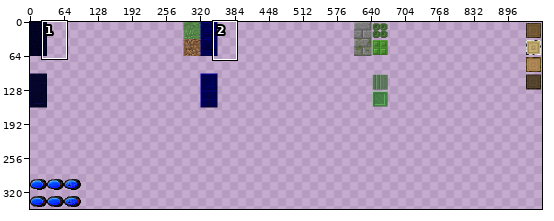
Two versions of one sprite sheet, data/tiles.png. The first picture is a wide view before the edit; the outline marks the close-up.
Close-up. Before the commit:
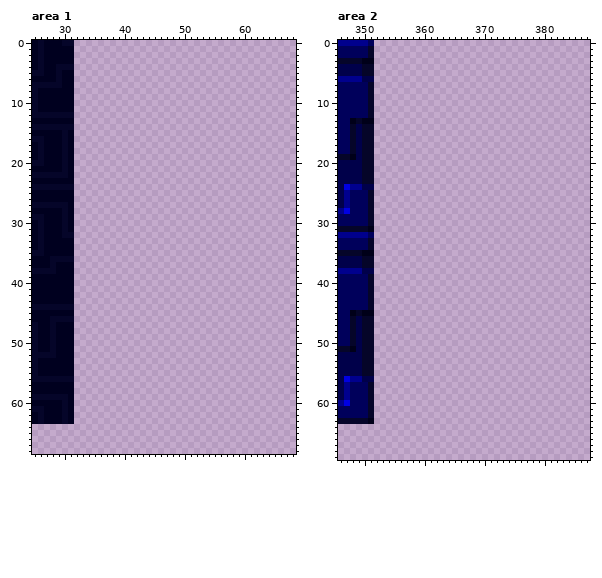
The file is 960x416 pixels. Colours within 5 levels of each other are drawn and written as one. Shown: area 1: x 25..68, y 0..68; area 2: x 346..387, y 0..69. The wide view leaves out empty margins. The commit also changed other parts of the picture, which this record leaves out.
Once edited:
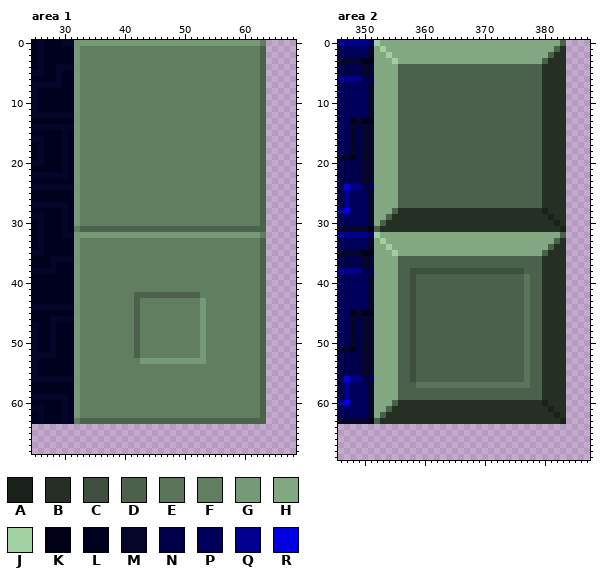
Palette (. is transparent): A #1a211a  B #253025  C #3e4f3e  D #4b614b  E #5b755b  F #617e61  G #769976  H #82a882  J #a1d1a1  K #000019  L #00001f  M #050529  N #00004a  P #00005b  Q #00008d  R #0000e1
Edits made:
Changed rows in their new state; - is an unchanged pixel.
Area 1:
first column x 32:
 0 GGGGGGGGGGGGGGGGGGGGGGGGGGGGGGGF
 1 GFFFFFFFFFFFFFFFFFFFFFFFFFFFFFFD
 2 GFFFFFFFFFFFFFFFFFFFFFFFFFFFFFFD
 3 GFFFFFFFFFFFFFFFFFFFFFFFFFFFFFFD
 4 GFFFFFFFFFFFFFFFFFFFFFFFFFFFFFFD
 5 GFFFFFFFFFFFFFFFFFFFFFFFFFFFFFFD
 6 GFFFFFFFFFFFFFFFFFFFFFFFFFFFFFFD
 7 GFFFFFFFFFFFFFFFFFFFFFFFFFFFFFFD
 8 GFFFFFFFFFFFFFFFFFFFFFFFFFFFFFFD
 9 GFFFFFFFFFFFFFFFFFFFFFFFFFFFFFFD
10 GFFFFFFFFFFFFFFFFFFFFFFFFFFFFFFD
11 GFFFFFFFFFFFFFFFFFFFFFFFFFFFFFFD
12 GFFFFFFFFFFFFFFFFFFFFFFFFFFFFFFD
13 GFFFFFFFFFFFFFFFFFFFFFFFFFFFFFFD
14 GFFFFFFFFFFFFFFFFFFFFFFFFFFFFFFD
15 GFFFFFFFFFFFFFFFFFFFFFFFFFFFFFFD
16 GFFFFFFFFFFFFFFFFFFFFFFFFFFFFFFD
17 GFFFFFFFFFFFFFFFFFFFFFFFFFFFFFFD
18 GFFFFFFFFFFFFFFFFFFFFFFFFFFFFFFD
19 GFFFFFFFFFFFFFFFFFFFFFFFFFFFFFFD
20 GFFFFFFFFFFFFFFFFFFFFFFFFFFFFFFD
21 GFFFFFFFFFFFFFFFFFFFFFFFFFFFFFFD
22 GFFFFFFFFFFFFFFFFFFFFFFFFFFFFFFD
23 GFFFFFFFFFFFFFFFFFFFFFFFFFFFFFFD
24 GFFFFFFFFFFFFFFFFFFFFFFFFFFFFFFD
25 GFFFFFFFFFFFFFFFFFFFFFFFFFFFFFFD
26 GFFFFFFFFFFFFFFFFFFFFFFFFFFFFFFD
27 GFFFFFFFFFFFFFFFFFFFFFFFFFFFFFFD
28 GFFFFFFFFFFFFFFFFFFFFFFFFFFFFFFD
29 GFFFFFFFFFFFFFFFFFFFFFFFFFFFFFFD
30 GFFFFFFFFFFFFFFFFFFFFFFFFFFFFFFD
31 FDDDDDDDDDDDDDDDDDDDDDDDDDDDDDDD
32 GGGGGGGGGGGGGGGGGGGGGGGGGGGGGGGF
33 GFFFFFFFFFFFFFFFFFFFFFFFFFFFFFFD
34 GFFFFFFFFFFFFFFFFFFFFFFFFFFFFFFD
35 GFFFFFFFFFFFFFFFFFFFFFFFFFFFFFFD
36 GFFFFFFFFFFFFFFFFFFFFFFFFFFFFFFD
37 GFFFFFFFFFFFFFFFFFFFFFFFFFFFFFFD
38 GFFFFFFFFFFFFFFFFFFFFFFFFFFFFFFD
39 GFFFFFFFFFFFFFFFFFFFFFFFFFFFFFFD
40 GFFFFFFFFFFFFFFFFFFFFFFFFFFFFFFD
41 GFFFFFFFFFFFFFFFFFFFFFFFFFFFFFFD
42 GFFFFFFFFFDDDDDDDDDDDFFFFFFFFFFD
43 GFFFFFFFFFDFFFFFFFFFFGFFFFFFFFFD
44 GFFFFFFFFFDFFFFFFFFFFGFFFFFFFFFD
45 GFFFFFFFFFDFFFFFFFFFFGFFFFFFFFFD
46 GFFFFFFFFFDFFFFFFFFFFGFFFFFFFFFD
47 GFFFFFFFFFDFFFFFFFFFFGFFFFFFFFFD
48 GFFFFFFFFFDFFFFFFFFFFGFFFFFFFFFD
49 GFFFFFFFFFDFFFFFFFFFFGFFFFFFFFFD
50 GFFFFFFFFFDFFFFFFFFFFGFFFFFFFFFD
51 GFFFFFFFFFDFFFFFFFFFFGFFFFFFFFFD
52 GFFFFFFFFFDFFFFFFFFFFGFFFFFFFFFD
53 GFFFFFFFFFFGGGGGGGGGGGFFFFFFFFFD
54 GFFFFFFFFFFFFFFFFFFFFFFFFFFFFFFD
55 GFFFFFFFFFFFFFFFFFFFFFFFFFFFFFFD
56 GFFFFFFFFFFFFFFFFFFFFFFFFFFFFFFD
57 GFFFFFFFFFFFFFFFFFFFFFFFFFFFFFFD
58 GFFFFFFFFFFFFFFFFFFFFFFFFFFFFFFD
59 GFFFFFFFFFFFFFFFFFFFFFFFFFFFFFFD
60 GFFFFFFFFFFFFFFFFFFFFFFFFFFFFFFD
61 GFFFFFFFFFFFFFFFFFFFFFFFFFFFFFFD
62 GFFFFFFFFFFFFFFFFFFFFFFFFFFFFFFD
63 FDDDDDDDDDDDDDDDDDDDDDDDDDDDDDDD
Area 2:
first column x 352:
 0 JHHHHHHHHHHHHHHHHHHHHHHHHHHHHHHD
 1 HJHHHHHHHHHHHHHHHHHHHHHHHHHHHHDB
 2 HHJHHHHHHHHHHHHHHHHHHHHHHHHHHDBB
 3 HHHJHHHHHHHHHHHHHHHHHHHHHHHHDBBB
 4 HHHHDDDDDDDDDDDDDDDDDDDDDDDDBBBB
 5 HHHHDDDDDDDDDDDDDDDDDDDDDDDDBBBB
 6 HHHHDDDDDDDDDDDDDDDDDDDDDDDDBBBB
 7 HHHHDDDDDDDDDDDDDDDDDDDDDDDDBBBB
 8 HHHHDDDDDDDDDDDDDDDDDDDDDDDDBBBB
 9 HHHHDDDDDDDDDDDDDDDDDDDDDDDDBBBB
10 HHHHDDDDDDDDDDDDDDDDDDDDDDDDBBBB
11 HHHHDDDDDDDDDDDDDDDDDDDDDDDDBBBB
12 HHHHDDDDDDDDDDDDDDDDDDDDDDDDBBBB
13 HHHHDDDDDDDDDDDDDDDDDDDDDDDDBBBB
14 HHHHDDDDDDDDDDDDDDDDDDDDDDDDBBBB
15 HHHHDDDDDDDDDDDDDDDDDDDDDDDDBBBB
16 HHHHDDDDDDDDDDDDDDDDDDDDDDDDBBBB
17 HHHHDDDDDDDDDDDDDDDDDDDDDDDDBBBB
18 HHHHDDDDDDDDDDDDDDDDDDDDDDDDBBBB
19 HHHHDDDDDDDDDDDDDDDDDDDDDDDDBBBB
20 HHHHDDDDDDDDDDDDDDDDDDDDDDDDBBBB
21 HHHHDDDDDDDDDDDDDDDDDDDDDDDDBBBB
22 HHHHDDDDDDDDDDDDDDDDDDDDDDDDBBBB
23 HHHHDDDDDDDDDDDDDDDDDDDDDDDDBBBB
24 HHHHDDDDDDDDDDDDDDDDDDDDDDDDBBBB
25 HHHHDDDDDDDDDDDDDDDDDDDDDDDDBBBB
26 HHHHDDDDDDDDDDDDDDDDDDDDDDDDBBBB
27 HHHHDDDDDDDDDDDDDDDDDDDDDDDDBBBB
28 HHHDBBBBBBBBBBBBBBBBBBBBBBBBABBB
29 HHDBBBBBBBBBBBBBBBBBBBBBBBBBBABB
30 HDBBBBBBBBBBBBBBBBBBBBBBBBBBBBAB
31 DBBBBBBBBBBBBBBBBBBBBBBBBBBBBBBA
32 JHHHHHHHHHHHHHHHHHHHHHHHHHHHHHHD
33 HJHHHHHHHHHHHHHHHHHHHHHHHHHHHHDB
34 HHJHHHHHHHHHHHHHHHHHHHHHHHHHHDBB
35 HHHJHHHHHHHHHHHHHHHHHHHHHHHHDBBB
36 HHHHDDDDDDDDDDDDDDDDDDDDDDDDBBBB
37 HHHHDDDDDDDDDDDDDDDDDDDDDDDDBBBB
38 HHHHDDCCCCCCCCCCCCCCCCCCCDDDBBBB
39 HHHHDDCDDDDDDDDDDDDDDDDDDEDDBBBB
40 HHHHDDCDDDDDDDDDDDDDDDDDDEDDBBBB
41 HHHHDDCDDDDDDDDDDDDDDDDDDEDDBBBB
42 HHHHDDCDDDDDDDDDDDDDDDDDDEDDBBBB
43 HHHHDDCDDDDDDDDDDDDDDDDDDEDDBBBB
44 HHHHDDCDDDDDDDDDDDDDDDDDDEDDBBBB
45 HHHHDDCDDDDDDDDDDDDDDDDDDEDDBBBB
46 HHHHDDCDDDDDDDDDDDDDDDDDDEDDBBBB
47 HHHHDDCDDDDDDDDDDDDDDDDDDEDDBBBB
48 HHHHDDCDDDDDDDDDDDDDDDDDDEDDBBBB
49 HHHHDDCDDDDDDDDDDDDDDDDDDEDDBBBB
50 HHHHDDCDDDDDDDDDDDDDDDDDDEDDBBBB
51 HHHHDDCDDDDDDDDDDDDDDDDDDEDDBBBB
52 HHHHDDCDDDDDDDDDDDDDDDDDDEDDBBBB
53 HHHHDDCDDDDDDDDDDDDDDDDDDEDDBBBB
54 HHHHDDCDDDDDDDDDDDDDDDDDDEDDBBBB
55 HHHHDDCDDDDDDDDDDDDDDDDDDEDDBBBB
56 HHHHDDCDDDDDDDDDDDDDDDDDDEDDBBBB
57 HHHHDDDEEEEEEEEEEEEEEEEEEEDDBBBB
58 HHHHDDDDDDDDDDDDDDDDDDDDDDDDBBBB
59 HHHHDDDDDDDDDDDDDDDDDDDDDDDDBBBB
60 HHHDBBBBBBBBBBBBBBBBBBBBBBBBABBB
61 HHDBBBBBBBBBBBBBBBBBBBBBBBBBBABB
62 HDBBBBBBBBBBBBBBBBBBBBBBBBBBBBAB
63 DBBBBBBBBBBBBBBBBBBBBBBBBBBBBBBA
